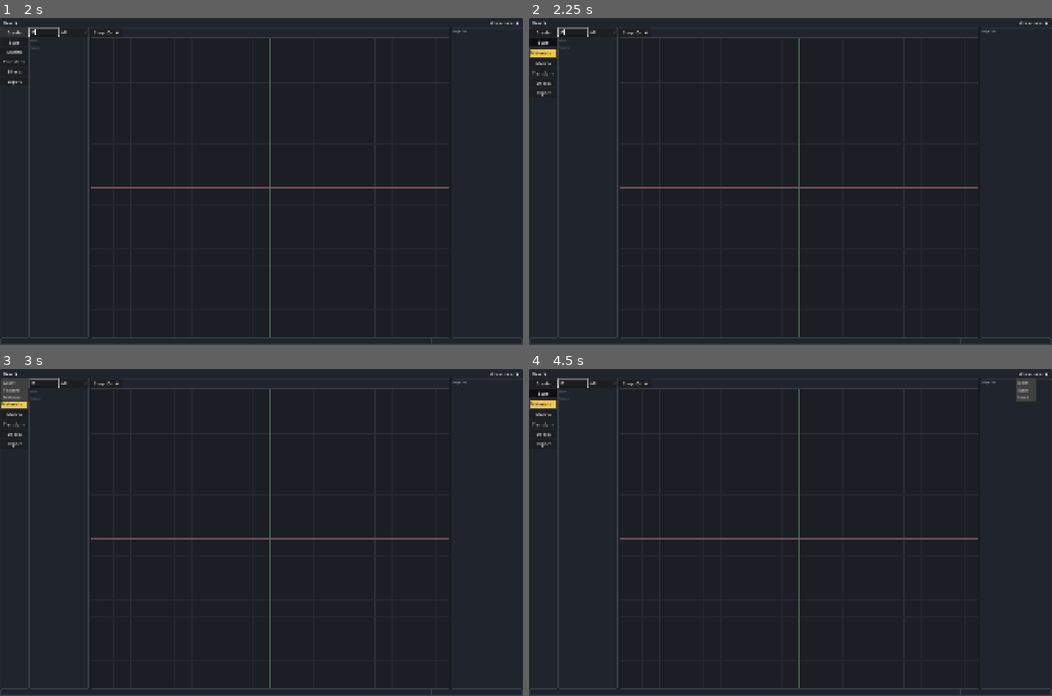
Above: before the commit, frames 1-4 (two rows, left to right).
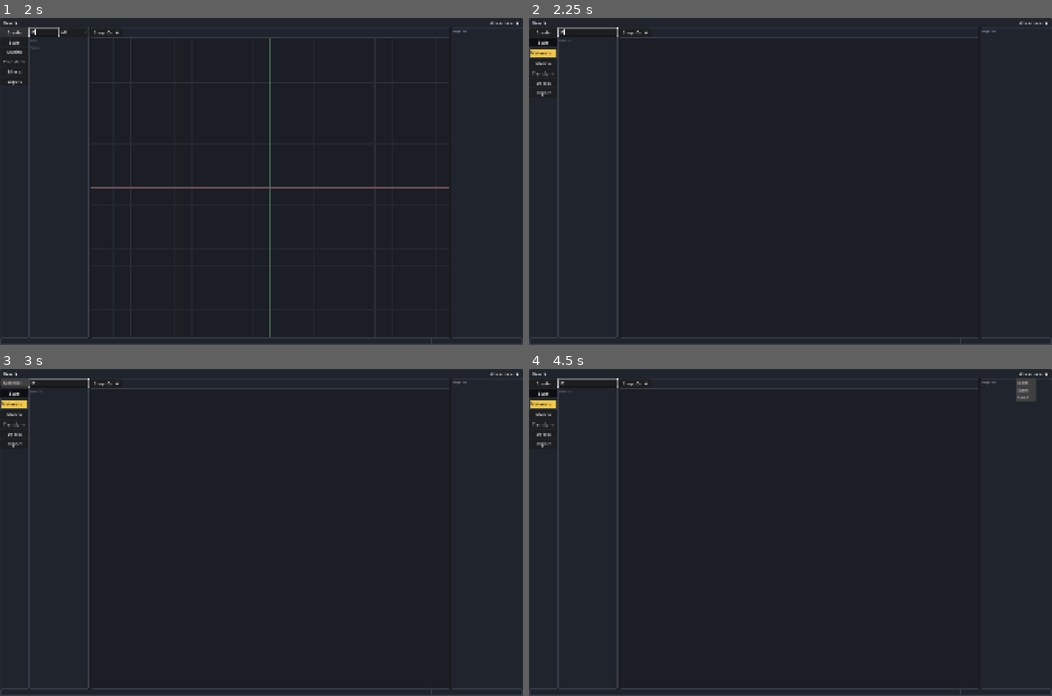
Above: after the commit, the same moments.

Repository: umut144/PolyPixar
Game: Godot game, scene res://scenes/main.tscn
Two runs of this game, one before a commit and one after it. Both use one fixed random seed, a clock stepped at 60 frames per second and the inputs below.
Inputs (mouse positions are in pixels of both pictures, inside the frame that each line leads up to):
- Up to frame 1 (2 s): click (41, 31) at 0.52 s; type "12" at 0.6 s; click "Create" at 1.25 s
- Up to frame 2 (2.25 s): click "Style" at 2 s
- Up to frame 3 (3 s): click "New ▼" at 2.75 s
- Up to frame 4 (4.5 s): click "New ▼" at 3.5 s; click "Workspace ▼" at 4.25 s

Frame 1 is identical in both runs. In frame 2, 0.7% of the frame differs, in the area x 5-86%, y 2-98%; in frame 3, 1.0%, in the area x 0-86%, y 2-98%; in frame 4, 0.7%.

Commit message:
fix: restore category switching and contextual new menu

Diff:
--- a/scripts/main.gd
+++ b/scripts/main.gd
@@ -61,6 +61,7 @@
 var texture_context_label: Label
 var import_preview_context_label: Label
 var context_bar: HBoxContainer
+var new_menu_popup: PopupMenu
 var info_bar: HBoxContainer
 var program_status_label: Label
 var status_clear_timer: Timer
@@ -214,9 +215,8 @@
 	new_menu.custom_minimum_size = Vector2(72, 32)
 	new_menu.focus_mode = Control.FOCUS_NONE
 	var new_popup := new_menu.get_popup()
-	new_popup.add_item("Asset")
-	new_popup.add_item("Texture")
-	new_popup.add_item("Material")
+	new_menu_popup = new_popup
+	new_popup.about_to_popup.connect(_refresh_new_menu)
 	new_popup.id_pressed.connect(_on_new_menu_id)
 	toolbar.add_child(new_menu)
 	var toolbar_spacer := Control.new()
@@ -725,12 +725,26 @@
 
 
 func _on_new_menu_id(id: int) -> void:
-	if id == 0:
+	if active_module == "Create" and id == 0:
 		_open_new_asset_dialog()
-	elif id == 1:
+	elif active_module == "Create" and id == 1:
 		_open_new_texture_dialog()
-	elif id == 2:
+	elif active_module == "Style" and id == 0:
 		_open_new_material_dialog()
+
+
+func _refresh_new_menu() -> void:
+	if not is_instance_valid(new_menu_popup):
+		return
+	new_menu_popup.clear()
+	if active_module == "Create":
+		new_menu_popup.add_item("Asset", 0)
+		new_menu_popup.add_item("Texture", 1)
+	elif active_module == "Style":
+		new_menu_popup.add_item("Material", 0)
+	else:
+		new_menu_popup.add_item("No actions available", 0)
+		new_menu_popup.set_item_disabled(0, true)
 
 
 func _on_workspace_menu_id(id: int) -> void:
@@ -1301,6 +1315,9 @@
 		_render_texture_context_bar()
 		_render_info_bar()
 		return
+	if active_module == "Create" and active_create_submodule == "Layers":
+		_render_info_bar()
+		return
 	snap_button = Button.new()
 	snap_button.text = "Snap: %s  ▼" % ("On" if snap_enabled else "Off")
 	snap_button.custom_minimum_size = Vector2(112, 32)
@@ -1815,6 +1832,11 @@
 		_add_info_option("1: Graph")
 		_add_info_option("2: Preview")
 		_add_info_option("3: LookDev")
+		return
+	if active_module == "Create" and active_create_submodule == "Layers":
+		var layers_state_label := Label.new()
+		layers_state_label.text = "Layers: Empty"
+		info_bar.add_child(layers_state_label)
 		return
 	if not selected_texture_id.is_empty():
 		var texture := _get_texture(selected_texture_id)
@@ -2935,6 +2957,16 @@
 		texture_context_label.text = ""
 		import_preview_context_label.text = ""
 		return
+	if active_module == "Create" and active_create_submodule == "Layers":
+		canvas_view.visible = false
+		texture_canvas.visible = false
+		import_preview.visible = false
+		material_graph.visible = false
+		material_preview_container.visible = false
+		canvas_context_label.text = "Layers"
+		texture_context_label.text = ""
+		import_preview_context_label.text = ""
+		return
 	material_graph.visible = false
 	material_preview_container.visible = false
 	if not selected_texture_id.is_empty():
@@ -3147,9 +3179,18 @@
 
 
 func _on_category_pressed(_module_name: String) -> void:
+	active_module = _module_name
+	if active_module != "Style":
+		selected_material_id = ""
 	var pressed_section := _find_section(_module_name)
 	for section in module_sections:
 		section.set_expanded(section == pressed_section and section.expanded)
+	if pressed_section != null and not pressed_section.active_submodule.is_empty():
+		if active_module == "Create":
+			active_create_submodule = pressed_section.active_submodule
+	_render_outliner()
+	_render_inspector()
+	_render_canvas_context()
 
 
 func _find_section(module_name: String) -> ModuleSection:
@@ -3165,6 +3206,9 @@
 	if module_name == "Create":
 		active_create_submodule = submodule
 		selected_material_id = ""
+		_render_outliner()
+		_render_inspector()
+		_render_canvas_context()
 	elif module_name == "Style" and submodule == "Materials":
 		_enter_material_context(selected_material_id)
 	return
